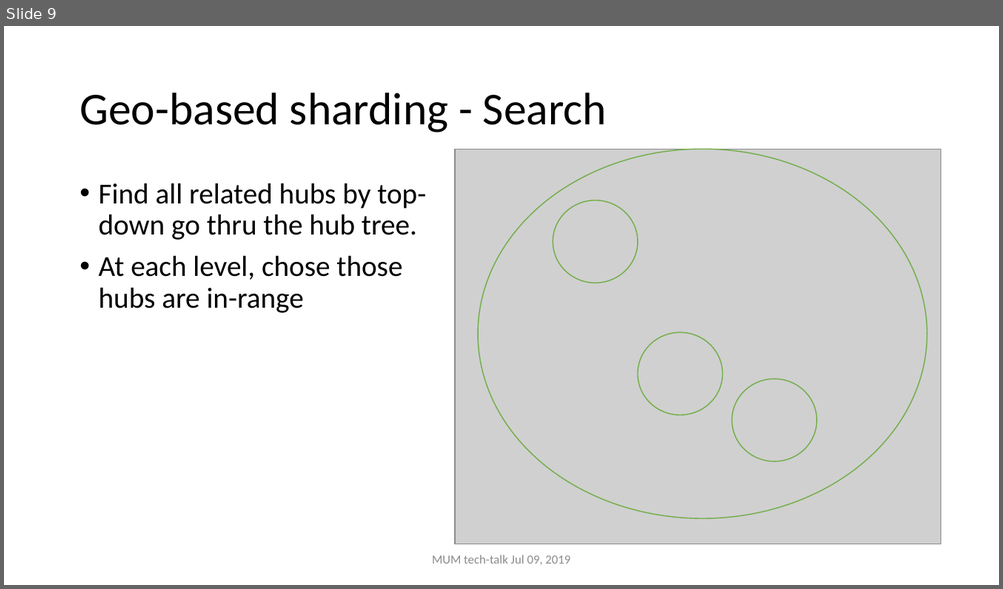
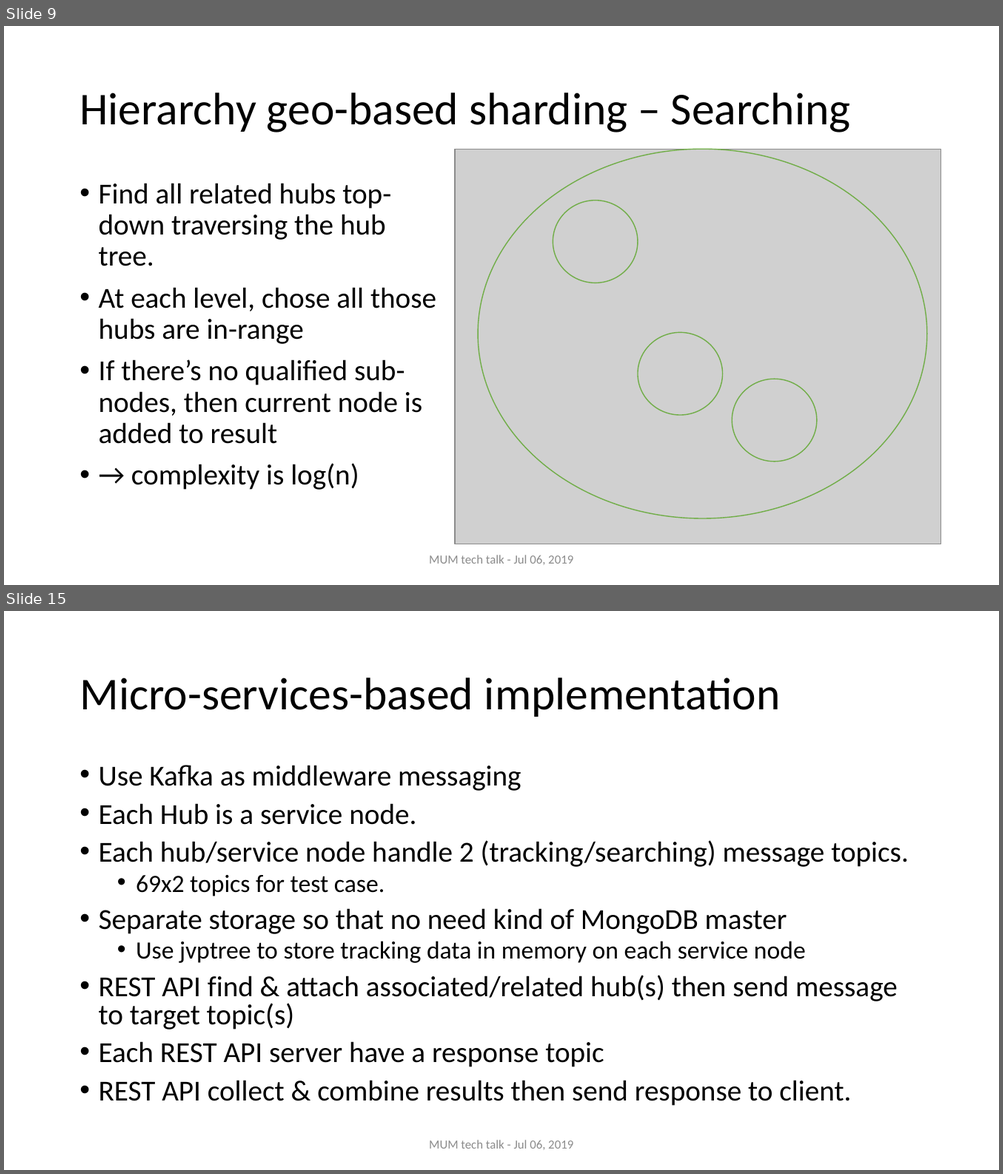
Before and after one commit to nghianghesi/hms, a slide deck: slide.pptx. Shown one above the other, each under a label of ours: slide 9 before the commit, slides 9 and 15 after it; the slides between them are not shown. The pictures are 1003x589 and 1003x1174 pixels, drawn with LibreOffice and Linux fonts; fonts in the diff are those of the drawing; grey boxes stand for pictures. Boxes give left, top, right and bottom in pixels: in the first picture for what was removed or moved away, otherwise in the second. Text is boxed around its words. In the diff, an @@ line names an element or a change of style, - is before the commit and + after.

```diff
--- a/slide.pptx
+++ b/slide.pptx
@@ slide 15 added at box(4, 611, 999, 1170), background #FFFFFF @@
@@ title added at box(79, 678, 780, 717), 44 pt, text #000000 @@
+Micro-services-based implementation
@@ text added at box(99, 765, 908, 1106), 28 pt, text #000000 @@
+• Use Kafka as middleware messaging
+• Each Hub is a service node.
+• Each hub/service node handle 2 (tracking/searching) message topics.
+  • 69x2 topics for test case.
+• Separate storage so that no need kind of MongoDB master
+  • Use jvptree to store tracking data in memory on each service node
+• REST API find & attach associated/related hub(s) then send message to target topic(s)
+• Each REST API server have a response topic
+• REST API collect & combine results then send response to client.
@@ text added at box(429, 1140, 573, 1150), 12 pt, text #8C8C8C @@
+MUM tech talk - Jul 06, 2019
@@ slide 9 changed as well @@
@@ title at box(79, 93, 851, 133): text changed @@
-Geo-based sharding - Search
+Hierarchy geo-based sharding – Searching
@@ text at box(99, 183, 436, 490): text changed @@
-• Find all related hubs by top-down go thru the hub tree.
-• At each level, chose those hubs are in-range
+• Find all related hubs top-down traversing the hub tree.
+• At each level, chose all those hubs are in-range
+• If there’s no qualified sub-nodes, then current node is added to result
+• → complexity is log(n)
@@ text at box(429, 555, 573, 565): text changed @@
-MUM tech-talk Jul 09, 2019
+MUM tech talk - Jul 06, 2019
```
Also in this commit, not shown: 8 other slides changed, 18 other slides added.
